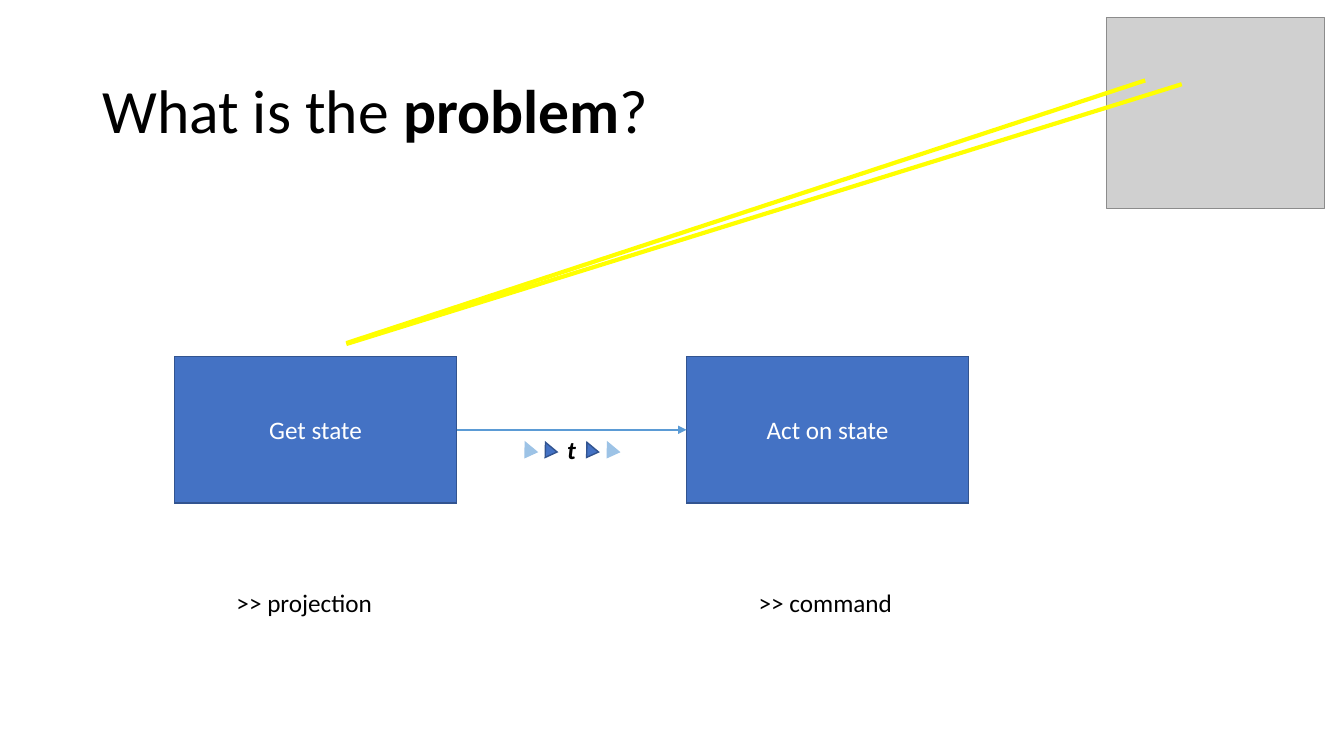
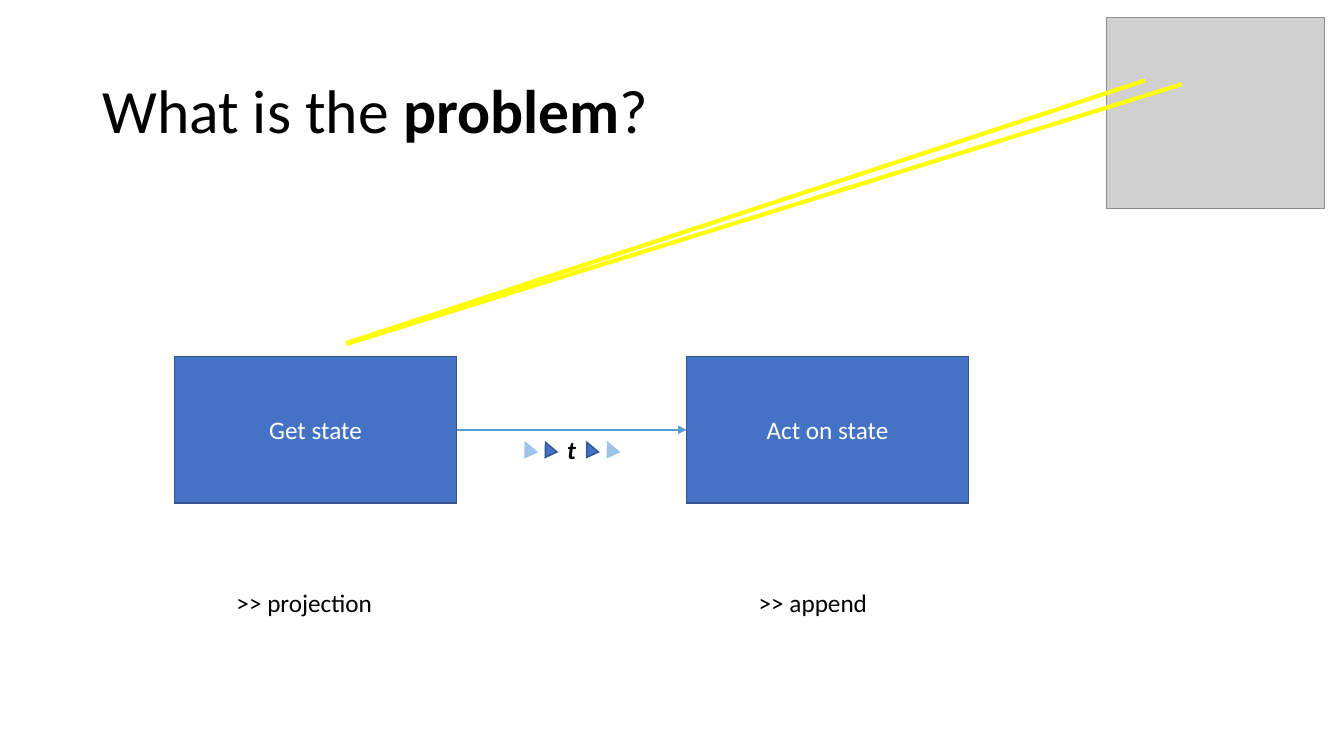
Before and after one commit to MerrionComputing/Presentations, a slide deck: slide 2 of Taming the Concurrency Crocodile.pptx. Drawn at 1344x756 pixels with LibreOffice and Linux fonts; fonts in the diff are those of the drawing; grey boxes stand for pictures. Boxes give left, top, right and bottom in pixels: in the first picture for what was removed or moved away, otherwise in the second. Text is boxed around its words. In the diff, an @@ line names an element or a change of style, - is before the commit and + after.

Commit message:
New putative talk and feedback incorporated

```diff
--- a/Taming the Concurrency Crocodile.pptx
+++ b/Taming the Concurrency Crocodile.pptx
@@ text at <box>789,594,866,616</box>: text changed @@
->> command
+>> append
```
Also in this commit, not shown: 1 other file.
